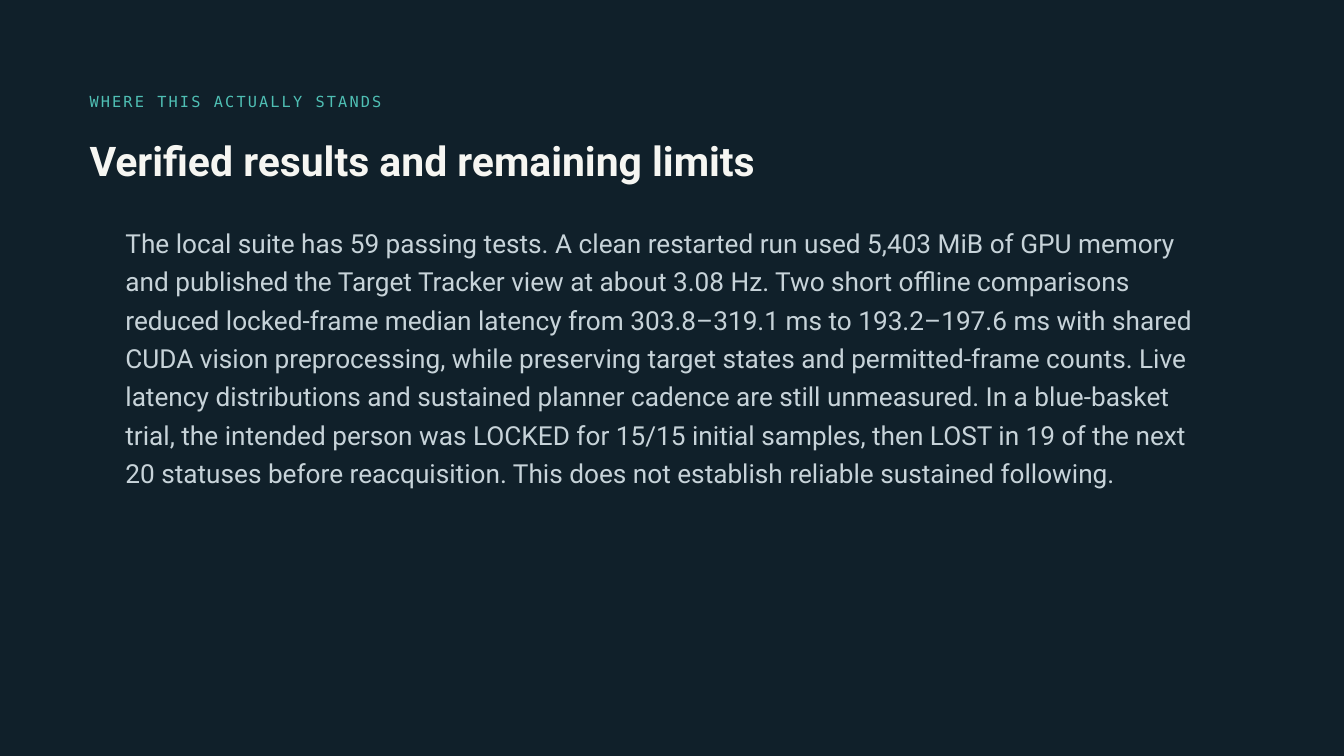
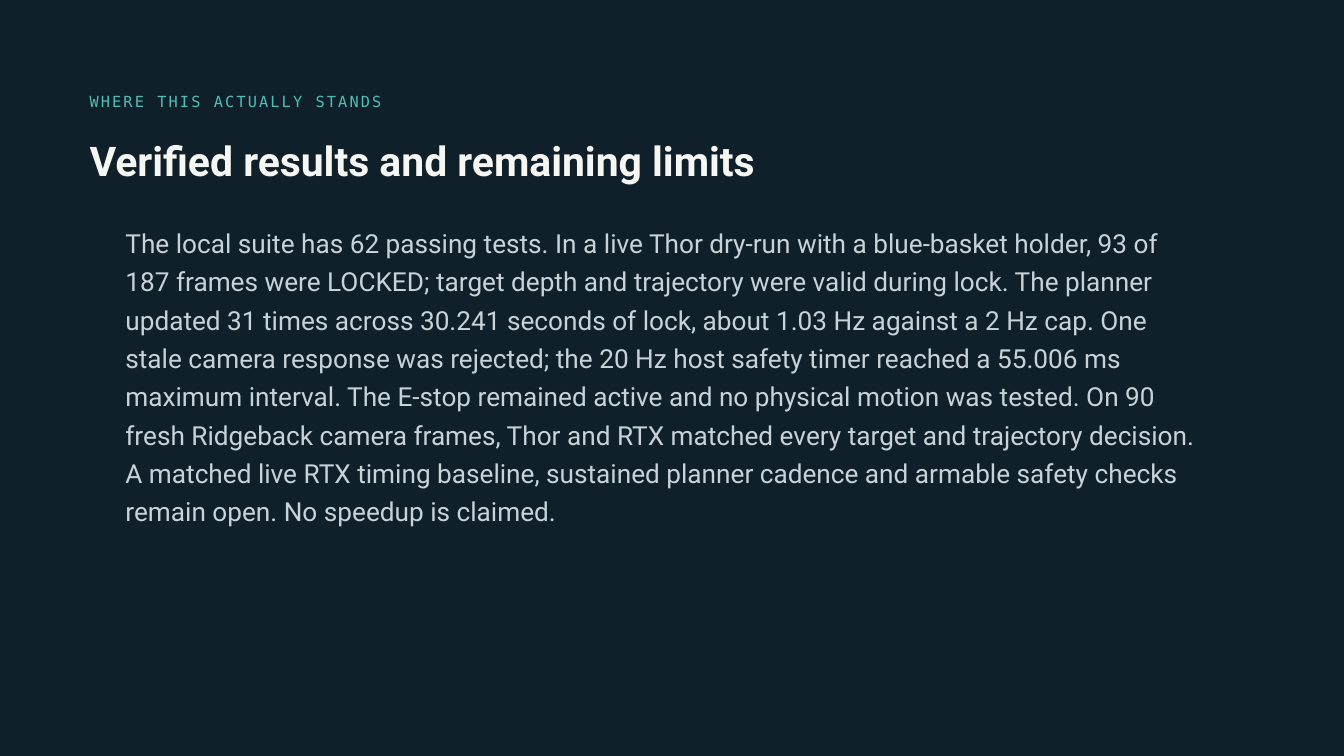
Before and after one commit to PrathamRathod14/OmTrackVLA, a slide deck: slide 19 of docs/OmTrackVLA Ridgeback technical review 2026-09-28.pptx. Drawn at 1344x756 pixels with LibreOffice and Linux fonts; fonts in the diff are those of the drawing. Boxes give left, top, right and bottom in pixels: in the first picture for what was removed or moved away, otherwise in the second. Text is boxed around its words. In the diff, an @@ line names an element or a change of style, - is before the commit and + after.

Commit message:
Record fresh Thor live validation and update review deck

```diff
--- a/docs/OmTrackVLA Ridgeback technical review 2026-09-28.pptx
+++ b/docs/OmTrackVLA Ridgeback technical review 2026-09-28.pptx
@@ text at [125, 233, 1194, 527]: text changed @@
-The local suite has 59 passing tests. A clean restarted run used 5,403 MiB of GPU memory and published the Target Tracker view at about 3.08 Hz. Two short offline comparisons reduced locked-frame median latency from 303.8–319.1 ms to 193.2–197.6 ms with shared CUDA vision preprocessing, while preserving target states and permitted-frame counts. Live latency distributions and sustained planner cadence are still unmeasured. In a blue-basket trial, the intended person was LOCKED for 15/15 initial samples, then LOST in 19 of the next 20 statuses before reacquisition. This does not establish reliable sustained following.
+The local suite has 62 passing tests. In a live Thor dry-run with a blue-basket holder, 93 of 187 frames were LOCKED; target depth and trajectory were valid during lock. The planner updated 31 times across 30.241 seconds of lock, about 1.03 Hz against a 2 Hz cap. One stale camera response was rejected; the 20 Hz host safety timer reached a 55.006 ms maximum interval. The E-stop remained active and no physical motion was tested. On 90 fresh Ridgeback camera frames, Thor and RTX matched every target and trajectory decision. A matched live RTX timing baseline, sustained planner cadence and armable safety checks remain open. No speedup is claimed.
```
Also in this commit, not shown: 1 other slide changed, 3 other files.
